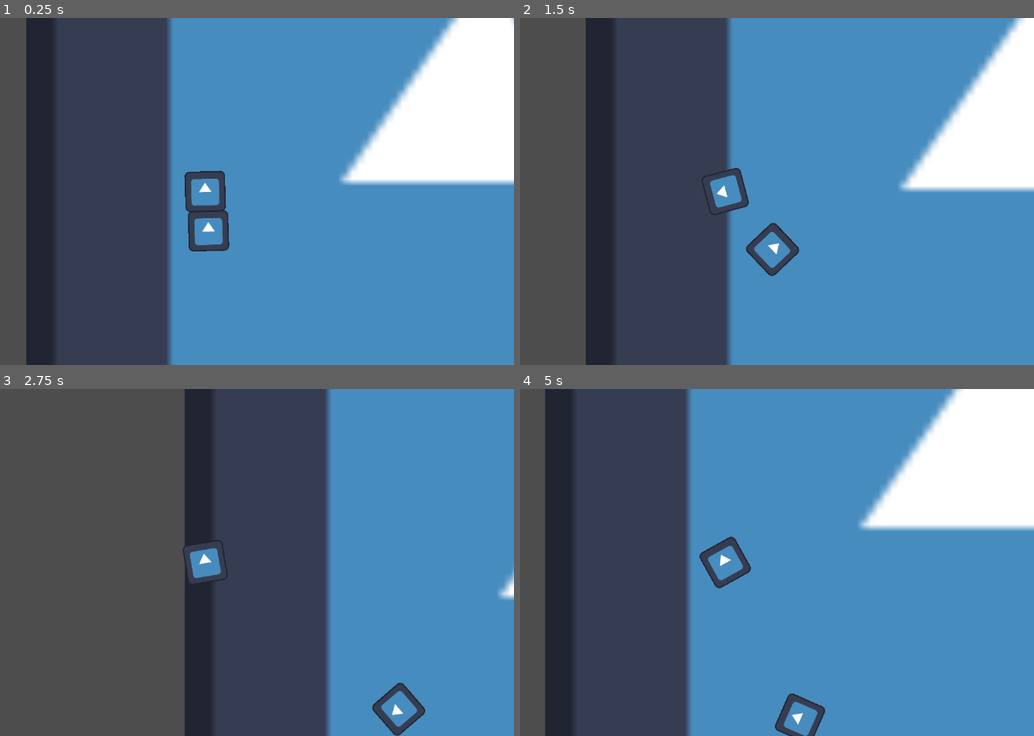
Above: before the commit, frames 1-4 (two rows, left to right).
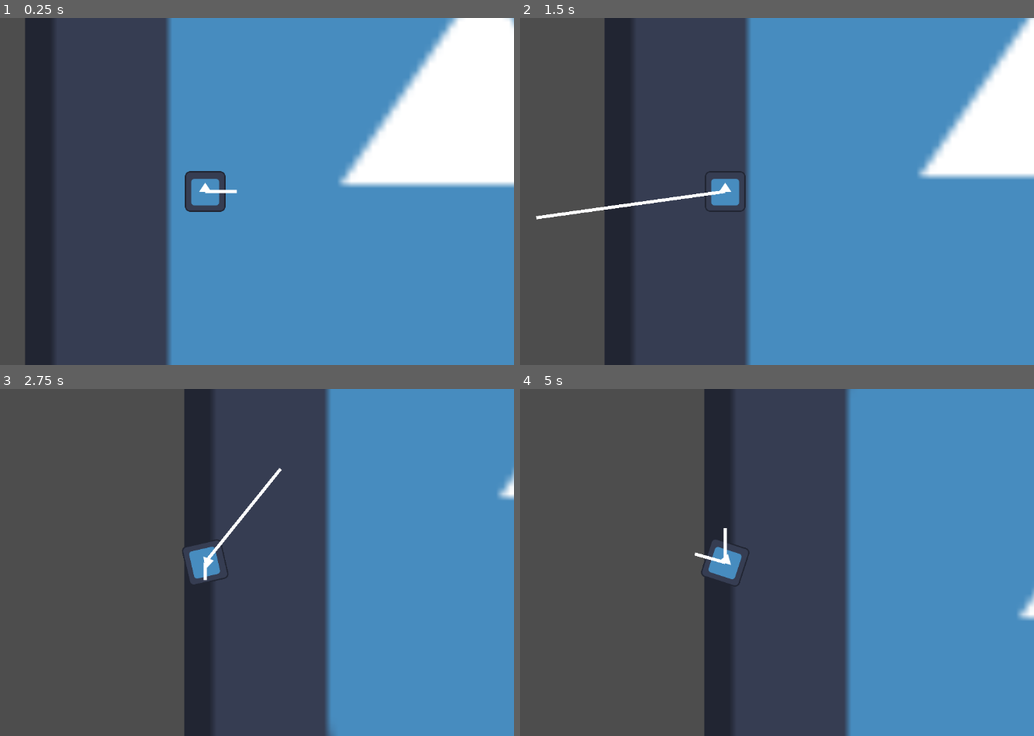
Above: after the commit, the same moments.

Repository: Eagleast/No_platform_the_game
Game: Godot game, scene res://Scenes/jumper_scene.tscn
Same seed, same stepped clock (60 frames per second), same inputs: the game is played once before the commit and once after it. The engine's default icon, where the game draws it, is replaced by a stand-in: a white triangle on a blue panel in a dark square.
Inputs (mouse positions are in pixels of both pictures, inside the frame that each line leads up to):
- Up to frame 1 (0.25 s): no input
- Up to frame 2 (1.5 s): move the mouse to (859, 174) at 0.52 s; hold Space (jump) 0.53-1.28 s; move the mouse to (602, 208) at 1.27 s; tap Space (jump) at 1.35 s
- Up to frame 3 (2.75 s): tap Space (jump) at 1.52, 1.82 s; move the mouse to (267, 486) at 2.02 s; hold Space (jump) from 2.03 s (still down)
- Up to frame 4 (5 s): move the mouse to (694, 631) at 2.77 s; release Space (jump) at 2.78 s; tap Space (jump) at 2.85, 3.02, 3.32, 4.35, 4.52, 4.82 s; move the mouse to (910, 614) at 3.52 s; hold Space (jump) 3.53-4.28 s; tap R (reset) at 4.15 s; move the mouse to (540, 510) at 4.27 s

The runs differ from the first frame. In frame 1, 1.7% of the frame differs, in the area x 4-100%, y 0-100%; in frame 2, 15%; in frame 3, 1.4%; in frame 4, 48%.

Commit message:
commit le commit
commited

Diff:
--- /dev/null
+++ b/Scenes/direction_vector.gd
@@ -0,0 +1,11 @@
+extends Line2D
+
+@export var l_scale = 0.5
+
+# Called when the node enters the scene tree for the first time.
+func _ready():
+	pass # Replace with function body.
+
+func update(velocity):
+	set_point_position(1, Vector2(velocity.length() * l_scale , 0))
+	look_at(velocity + global_position)
--- a/Scenes/jumper.tscn
+++ b/Scenes/jumper.tscn
@@ -1,9 +1,14 @@
-[gd_scene load_steps=6 format=3 uid="uid://dvr0nl20r1wci"]
+[gd_scene load_steps=8 format=3 uid="uid://dvr0nl20r1wci"]
 
 [ext_resource type="Texture2D" uid="uid://brtt04gm73rop" path="res://icon.svg" id="1_5tifr"]
 [ext_resource type="Script" path="res://Scripts/jumper.gd" id="1_p6lrq"]
+[ext_resource type="Script" path="res://Scripts/preview_jump.gd" id="3_lv5bx"]
+[ext_resource type="Script" path="res://Scenes/direction_vector.gd" id="4_vuhle"]
 
-[sub_resource type="PhysicsMaterial" id="PhysicsMaterial_54ssp"]
+[sub_resource type="PhysicsMaterial" id="PhysicsMaterial_acnxy"]
+rough = true
+bounce = 1.0
+absorbent = true
 
 [sub_resource type="CircleShape2D" id="CircleShape2D_l5evq"]
 radius = 63.2851
@@ -13,7 +18,7 @@
 
 [node name="Jumper" type="RigidBody2D"]
 position = Vector2(0, -63)
-physics_material_override = SubResource("PhysicsMaterial_54ssp")
+physics_material_override = SubResource("PhysicsMaterial_acnxy")
 gravity_scale = 0.0
 script = ExtResource("1_p6lrq")
 max_jump_vel = 3000.0
@@ -38,5 +43,13 @@
 wait_time = 0.1
 one_shot = true
 
+[node name="Jump_preview" type="Line2D" parent="."]
+points = PackedVector2Array(0, 0, 0, 0)
+script = ExtResource("3_lv5bx")
+
+[node name="direction_vector" type="Line2D" parent="."]
+points = PackedVector2Array(0, 0, 0, 0)
+script = ExtResource("4_vuhle")
+
 [connection signal="body_entered" from="." to="." method="_on_body_entered"]
 [connection signal="timeout" from="Timer" to="." method="_on_timer_timeout"]
--- a/Scenes/jumper_scene.tscn
+++ b/Scenes/jumper_scene.tscn
@@ -1,15 +1,19 @@
-[gd_scene load_steps=5 format=3 uid="uid://8l50u8maqmrn"]
+[gd_scene load_steps=6 format=3 uid="uid://8l50u8maqmrn"]
 
 [ext_resource type="PackedScene" uid="uid://dvr0nl20r1wci" path="res://Scenes/jumper.tscn" id="1_csb1s"]
 [ext_resource type="Texture2D" uid="uid://brtt04gm73rop" path="res://icon.svg" id="1_jxg68"]
-[ext_resource type="PackedScene" uid="uid://c1j1gype5kvjh" path="res://Scenes/platform_movable.tscn" id="3_nln7u"]
+[ext_resource type="PackedScene" uid="uid://dxjwj5ip3evdu" path="res://Scenes/preview_jump.tscn" id="1_ts7dj"]
+[ext_resource type="Script" path="res://Scripts/preview_jump.gd" id="2_xumlp"]
 
 [sub_resource type="RectangleShape2D" id="RectangleShape2D_mfd2g"]
 size = Vector2(4.34, 29.705)
 
 [node name="jumper_scene" type="Node2D"]
 
-[node name="Sprite2D2" type="Sprite2D" parent="."]
+[node name="Line2D" parent="." instance=ExtResource("1_ts7dj")]
+script = ExtResource("2_xumlp")
+
+[node name="Background" type="Sprite2D" parent="."]
 position = Vector2(881, -65.25)
 scale = Vector2(22.6563, 21.9102)
 texture = ExtResource("1_jxg68")
@@ -44,9 +48,3 @@
 rotation = 1.5708
 scale = Vector2(100, 100)
 shape = SubResource("RectangleShape2D_mfd2g")
-
-[node name="Environement" type="Node2D" parent="."]
-position = Vector2(2.08165e-12, 2.08165e-12)
-
-[node name="sol" parent="Environement" instance=ExtResource("3_nln7u")]
-position = Vector2(6, 120)
--- a/Scenes/platform_movable.tscn
+++ b/Scenes/platform_movable.tscn
@@ -1,7 +1,13 @@
-[gd_scene load_steps=5 format=3 uid="uid://c1j1gype5kvjh"]
+[gd_scene load_steps=6 format=3 uid="uid://c1j1gype5kvjh"]
 
 [ext_resource type="Script" path="res://Scripts/platform_movable.gd" id="1_b14m2"]
 [ext_resource type="Texture2D" uid="uid://brtt04gm73rop" path="res://icon.svg" id="1_iw2k4"]
+
+[sub_resource type="PhysicsMaterial" id="PhysicsMaterial_17g3k"]
+friction = 100.0
+rough = true
+bounce = 1.0
+absorbent = true
 
 [sub_resource type="RectangleShape2D" id="RectangleShape2D_ma3fa"]
 size = Vector2(128.686, 129.87)
@@ -12,6 +18,7 @@
 [node name="sol" type="RigidBody2D" groups=["platform"]]
 position = Vector2(524, 390)
 mass = 2.0
+physics_material_override = SubResource("PhysicsMaterial_17g3k")
 gravity_scale = 1.66533e-16
 script = ExtResource("1_b14m2")
 
--- /dev/null
+++ b/Scenes/preview_jump.tscn
@@ -0,0 +1,3 @@
+[gd_scene format=3 uid="uid://dxjwj5ip3evdu"]
+
+[node name="Line2D" type="Line2D"]
--- a/Scripts/jumper.gd
+++ b/Scripts/jumper.gd
@@ -1,4 +1,5 @@
 extends RigidBody2D
+
 const SPEED = 300.0
 var jump_force = 0.0
 var is_sticking = false
@@ -9,108 +10,41 @@
 var jump_velocity = Vector2(0,0)
 # Get the gravity from the project settings to be synced with RigidBody nodes.
 var gravity = ProjectSettings.get_setting("physics/2d/default_gravity")
+
 @export var max_jump_vel:float
 @export var time_to_max_jump:float
-
 @onready var timer = $Timer
-@onready var marker_2d = $"../Marker2D"
-@onready var jumper = $"."
 @onready var area_2d = $Area2D
-@onready var collision_shape_2d = $CollisionShape2D
-
-
+@onready var jump_preview = $Jump_preview
+@onready var direction_vector = $direction_vector
 
 func _ready():
-
 	position = starting_pos
-	# Enable the logging of 5 collisions.
-	set_contact_monitor(true)
-	set_max_contacts_reported(5)
-
-	# Apply Godot physics at first
-	set_use_custom_integrator(false)
-
 
 func _process(delta):
-	if Input.is_action_pressed("jump") and is_sticking:
+	if Input.is_action_pressed("jump"):
 		add_jump_force(delta)
-	if Input.is_action_just_released("jump") and is_sticking:
+	if Input.is_action_just_released("jump"):
 		print("jump")
-		is_sticking = false
-		set_use_custom_integrator(false)
-		set_freeze_enabled(0)
 		jump()
 	if Input.is_action_pressed("reset"):
 		game_over()
+	jump_preview.update_preview(jump_force, max_jump_vel)
+	direction_vector.update(linear_velocity)
 
-func _integrate_forces(body_state):
-	if Input.is_action_pressed("reset"):
-		game_over()
-	if is_sticking == false && body_state.get_contact_count() == 1 and not jumping:
-		is_sticking = true
-		#set jumper velocity to 0 so the old velocity doesnt add up in next jump
-		jumper.set_linear_velocity(Vector2(0,0))
-		# Ignore Godot physics once the jumper sticks
-		#set_use_custom_integrator(true)
-		set_freeze_mode(FREEZE_MODE_STATIC)
-		set_freeze_enabled(1)
-		print(get_freeze_mode())
-		# Get the rigid body on which the ball will stick
-		body_on_which_sticked = body_state.get_contact_collider_object(0)
-		if body_on_which_sticked.is_in_group("platform"):
-			pass
-			#body_on_which_sticked.add_collision(collision_shape_2d.get_shape(),global_transform)
-		# For debug, check on which we are sticking
-		print("The ball is sticking on a ", body_on_which_sticked.get_name())
-		# Some transforms (tr) at the collision instant (ci)
-		var tr_ci_world_to_ball = get_global_transform() # from the world coordinate system to the ball coordinate system
-		var tr_ci_world_to_collider = body_on_which_sticked.get_global_transform() # from the world cs to the collider cs
-		tr_ci_collider_to_ball = tr_ci_world_to_collider.inverse() * tr_ci_world_to_ball # Because: collider->ball = collider->world then world->ball = inverse(world->collider) then world->ball
+func get_mouse_dir():
+	var screen_size = get_window().size
+	var mouse_pos = get_viewport().get_mouse_position()
+	var jump_direction = mouse_pos - Vector2(screen_size /2)
+	var true_jump_dir = jump_direction.normalized()
+	return true_jump_dir
 
-	# Behavior when sticking
-	if is_sticking :
-		# We take the last transform of the moving collider, and we keep the same relative position of the ball to the collider it had at the collision instant.
-		# In other words: "world->collider (at latest news), and then, collider->ball (like at the collision instant)".
-		global_transform = body_on_which_sticked.get_global_transform() * tr_ci_collider_to_ball
-
-func pushing_platforms(jumping_force):
-	var colliding_bodys = get_colliding_bodies()
-	var colliding_platforms = []
-
-	for i in range(len(colliding_bodys)):
-		if colliding_bodys[i].is_in_group("platform"):
-			colliding_platforms.append(colliding_bodys[i])
-	for j in range(len(colliding_platforms)):
-		colliding_platforms[j].impulse(position, jumping_force, mass)
-		print("impulse sent")
-
-# saute dans la direction du curseur et
 func jump():
-	#recupere la taille de la fenetre
-	var screen_size = get_window().size
-	#recupere la position de la souris dans l'ecran
-	var mouse_pos = get_viewport().get_mouse_position()
-	#comme le jumper est toujours au centre de l'ecran
-	#on peut faire l'euristique de dire que le jumper doit sauter
-	#dans la direction du vecteur qui va du centre de l'ecran à a souris
-	var jump_direction = mouse_pos - Vector2(screen_size /2)
-	#on normalize le vecteur pour ensuite lui appliquer la force voulu
-	var true_jump_dir = - jump_direction.normalized()
-	#valeur finale du saut il faut remplacer jump velocity pour que le joueur puisse regler la puissance du saut
-	jump_velocity =- true_jump_dir * jump_force
-	#jumping true dure la durée du timer pour entre autre empecher jumper de se recoller a la deuxieme frame du saut
-	pushing_platforms(jump_velocity)
-	jumping = true
+	jump_velocity = get_mouse_dir() * jump_force
+	jumping = true #jumping true dure la durée du timer pour entre autre empecher jumper de se recoller a la deuxieme frame du saut
 	timer.start()
 	apply_central_impulse(jump_velocity)
 	jump_force = 0
-
-
-	#updates the position of the debug marker (not working rn)
-
-func update_marker():
-	marker_2d.update_pos(jump_velocity / 2 + position)
-	#timer pour que jumper ne puisse pas se reacrcher instantanément après avoir sauté
 
 func _on_timer_timeout():
 	jumping = false
@@ -122,9 +56,10 @@
 		jump_force = max_jump_vel
 	print(jump_force)
 
+
 func game_over():
 	respawn()
-	respawn()
 	is_sticking = false
+
 func respawn():
 	set_position(starting_pos)
--- a/Scripts/platform_movable.gd
+++ b/Scripts/platform_movable.gd
@@ -5,18 +5,3 @@
 func impulse(mass_pos, jump_dir,mass_player):
 	apply_impulse(-jump_dir * mass_player / mass,mass_pos-position)
 	print("mass of platform : ", mass)
-
-func add_collision(player_col_shape, player_col_location):
-	var rect = RectangleShape2D.new()
-	rect.extents = Vector2(100, 100)
-	var player_mirror = CollisionShape2D.new()
-	player_mirror.shape = player_col_shape
-	player_mirror.global_transform =get_global_transform().inverse() * player_col_location
-	add_child(player_mirror)
-
-	print("added")
-	pass
-
-func _process(delta):
-
-	pass
--- /dev/null
+++ b/Scripts/preview_jump.gd
@@ -0,0 +1,27 @@
+extends Line2D
+@onready var jumper = $".."
+var min_size = 100
+var max_size = 400
+
+# Called when the node enters the scene tree for the first time.
+func _ready():
+	pass # Replace with function body.
+
+
+# Called every frame. 'delta' is the elapsed time since the previous frame.
+func _process(delta):
+	look_at(get_mouse_dir() + global_transform.origin)
+	print(get_mouse_dir())
+
+func update_tra(player_tra):
+	pass
+
+func update_preview(jump_force, max_jump):
+	set_point_position(1, Vector2((jump_force * (1/ max_jump)*max_size) , 0)+ Vector2(min_size, 0))
+
+func get_mouse_dir():
+	var screen_size = get_window().size
+	var mouse_pos = get_viewport().get_mouse_position()
+	var mouse_dir = mouse_pos - Vector2(screen_size /2)
+	var jump_dir = mouse_dir.normalized()
+	return jump_dir
